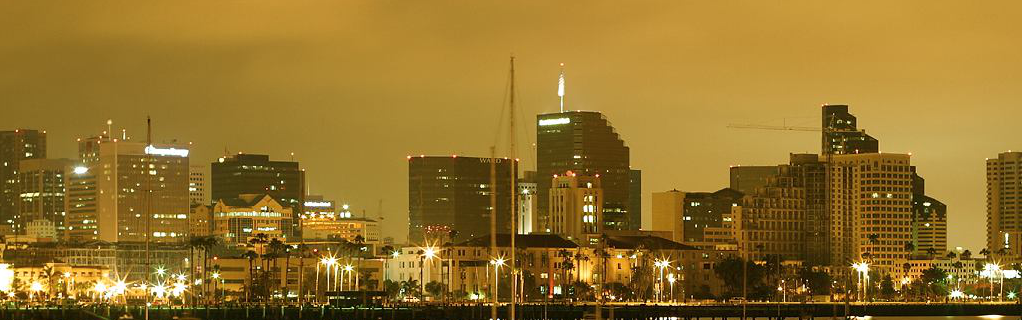
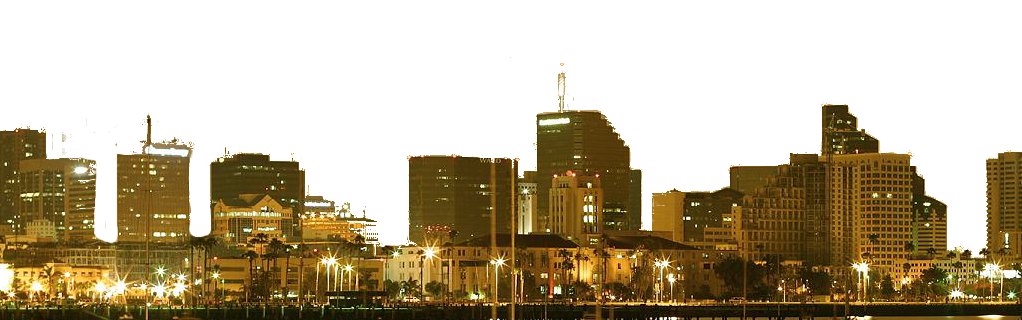
Revision of a layered w=1022, h=320 image; what changed, layer by layer:
painted on "Background" over 0, 0, 1022, 258
